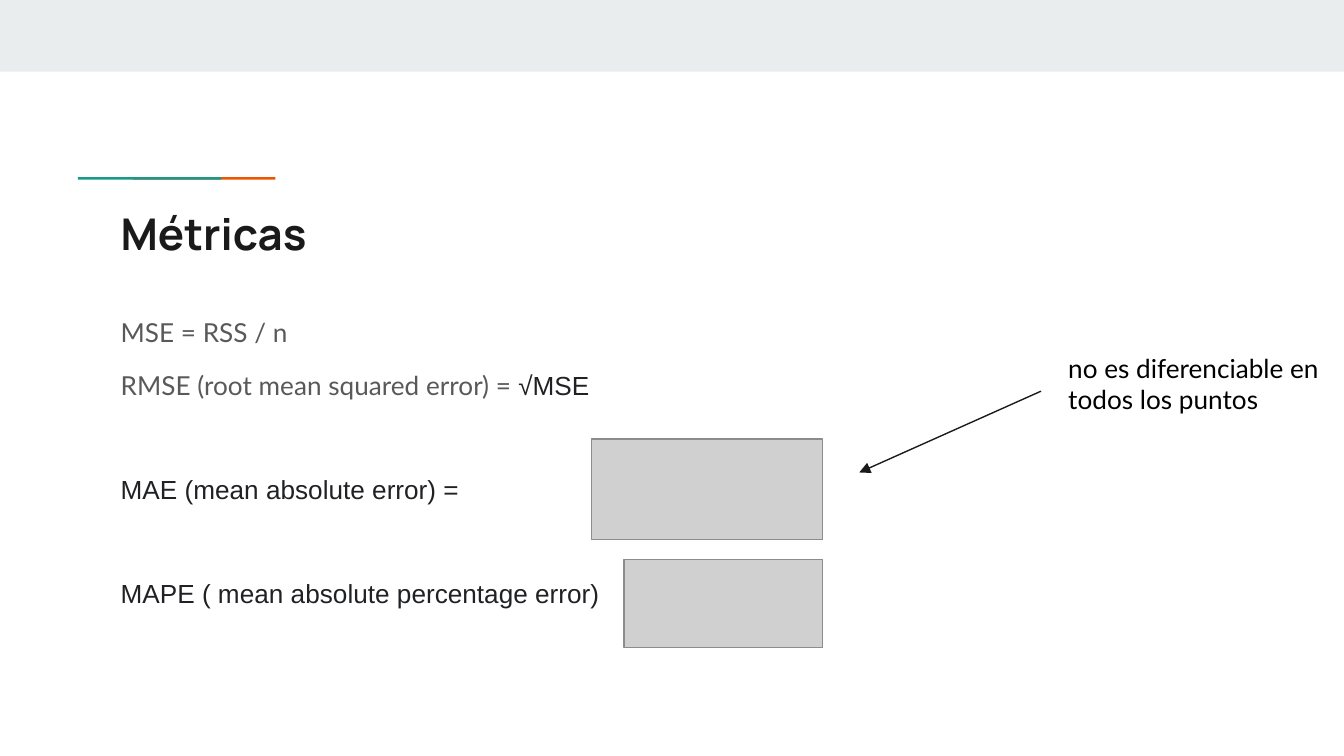
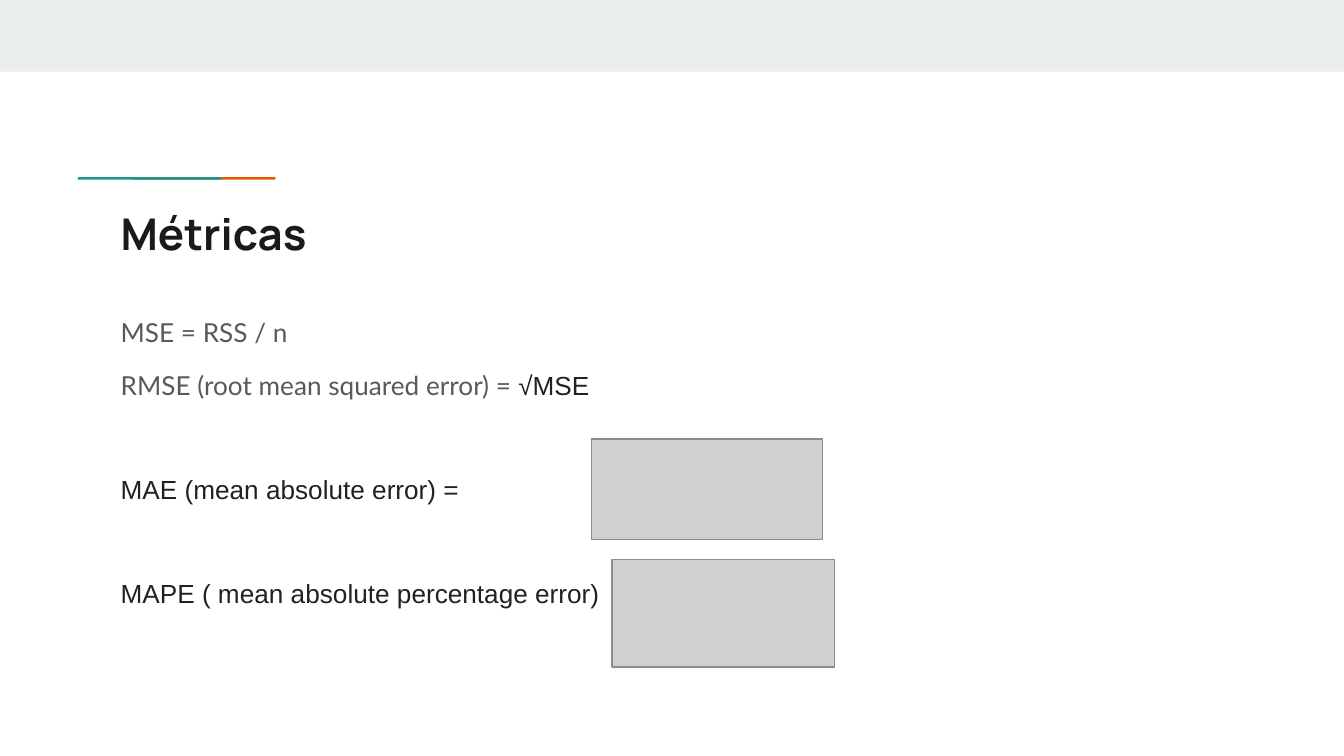
Before and after one commit to MaxiFrank7/Facultad, a slide deck: slide 12 of TUIA_Segundo/2Cuatrimestre/4C_MachineLearning/Unidad 2_ Regresión Lineal/Clase 3 - Regresión Lineal.pptx (slide 14 before the commit). Drawn at 1344x756 pixels with LibreOffice and Linux fonts; fonts in the diff are those of the drawing; grey boxes stand for pictures. Boxes give left, top, right and bottom in pixels: in the first picture for what was removed or moved away, otherwise in the second. Text is boxed around its words. In the diff, an @@ line names an element or a change of style, - is before the commit and + after.

```diff
--- a/TUIA_Segundo/2Cuatrimestre/4C_MachineLearning/Unidad 2_ Regresión Lineal/Clase 3 - Regresión Lineal.pptx
+++ b/TUIA_Segundo/2Cuatrimestre/4C_MachineLearning/Unidad 2_ Regresión Lineal/Clase 3 - Regresión Lineal.pptx
@@ text removed at [1068, 358, 1318, 414] @@
-no es diferenciable en todos los puntos
@@ arrow removed from (1042, 391) to (859, 473) @@
@@ picture added at [612, 559, 835, 667] @@
```
Also in this commit, not shown: 3 other slides changed, 2 slides added, 3 slides removed, 53 other files.
